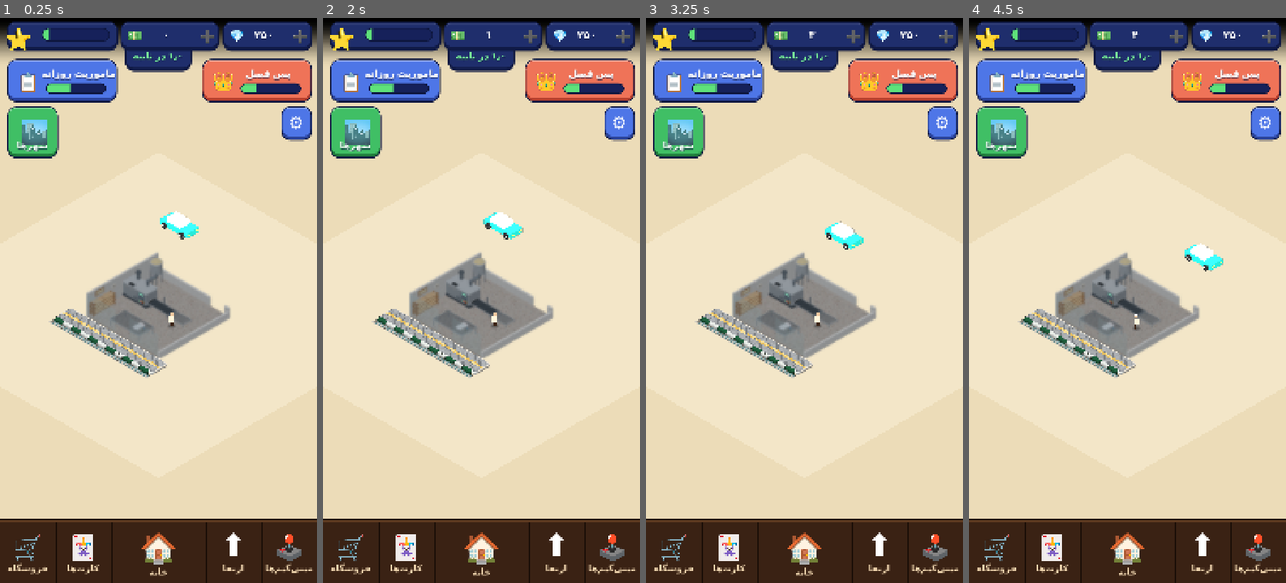
Above: before the commit, frames 1-4 (left to right).
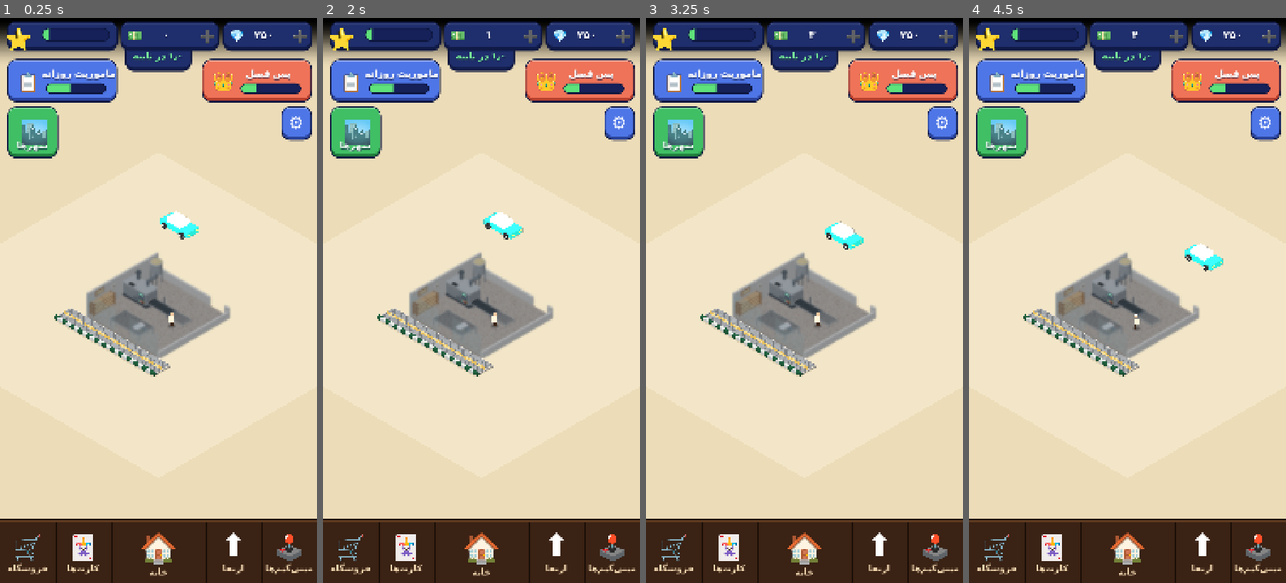
Above: after the commit, the same moments.

Repository: themahdipixl-dev/Noonvaei-godot
Game: Godot game, scene res://scenes/main.tscn
The game is run twice, just before and just after one commit, with the same random seed, the same clock (stepped at 60 frames per second) and the same inputs.
Inputs (mouse positions are in pixels of both pictures, inside the frame that each line leads up to):
- Up to frame 1 (0.25 s): no input
- Up to frame 2 (2 s): click (529, 34) at 0.52 s; click (624, 34) at 1.27 s
- Up to frame 3 (3.25 s): click (902, 80) at 2.02 s; click (943, 125) at 2.77 s
- Up to frame 4 (4.5 s): click (1032, 80) at 3.52 s; click (1000, 131) at 4.27 s

The runs differ from the first frame. In frame 1, 1.0% of the frame differs, in the area x 15-54%, y 51-64%; in frame 2, 1.0%; in frame 3, 1.0%; in frame 4, 1.0%.

Commit message:
Sidewalk: remove gutter, seamless alternating curb blocks, raise curb above pavement, flush clean ends

Diff:
--- a/scripts/world/sidewalk.gd
+++ b/scripts/world/sidewalk.gd
@@ -1,11 +1,6 @@
 class_name Sidewalk
 extends Node2D
-## پیاده‌رو جلوی مغازه + جدول و جوبِ سبک تهران.
-## همه‌ی لبه‌ها و گوشه‌ها گرد و نرم‌اند (مثل بقیه‌ی محیط بازی):
-##   - گوشه‌های دال گردند و لبه‌ی بالایی دال هم گرد است (bullnose، نه لبه‌ی تیز)
-##   - آجرها و کاشی‌های زرد و شیارهاشان گوشه‌گردند
-##   - بلوک‌های رنگیِ جدول گوشه‌گردند
-##   - جوب با دو سر گرد
+## پیاده‌رو جلوی مغازه + جدولِ سبک تهران (بدون جوب).
 ##
 ## اندازه‌ها بر حسب «واحد» هستند. یک واحد = عرض یک کاشی زرد (UNIT خانه‌ی گرید).
 ## عرض پیاده‌رو (قسمت آجرفرش) = WIDTH_UNITS واحد = 5 تا کاشی زرد کنار هم:
@@ -13,10 +8,12 @@
 ## خطوط برجسته‌ی کاشی زرد موازی طول نوار هستند.
 ##
 ## از مغازه به سمت خیابان (gy بزرگ‌تر):
-##   [آجرفرش] -> [جدول رنگ‌شده، بلوک‌بلوک با درز] -> [جوب: کانال کم‌عمق با آب] -> خیابان
-## جدول مثل جدول‌های رنگ‌شده‌ی خیابان‌های ایران بلوک‌بلوک سبز تیره و سفید است (هر رنگ چند بلوک پشت‌سرهم)؛
-## هم رویه‌ی جدول و هم دیواره‌ی رو به خیابانش (تا ته جوب) رنگ شده است.
-## جدول لبه‌ی بیرونی خود دال است؛ جوب درست جلوی آن و پایین‌تر از زمین است. طول جوب = طول پیاده‌رو.
+##   [آجرفرش روی دال] -> [جدول رنگ‌شده، بلندتر از آجرفرش] -> خیابان
+## - جدول یک بلوک جداست که CURB_UP پیکسل از سطح آجرفرش بلندتر است (هم‌سطح نیست).
+## - جدول بلوک‌بلوک سبز تیره و سفید است و رنگ‌ها یکی‌درمیان عوض می‌شوند.
+## - بین بلوک‌های جدول هیچ درز یا خط تیره‌ای نیست.
+## - جدول و دال دقیقاً هم‌طول‌اند و دو سرشان یک خط عمودی صاف دارند (بدون بیرون‌زدگی).
+##   فقط گوشه‌های عقبیِ دال و گوشه‌های جلویی جدول گردند.
 ##
 ## جای پیاده‌رو: جلوی ورودی مغازه (لبه‌ی gy بزرگ‌تر)، به‌اندازه‌ی عرض مغازه + SIDE_MARGIN از هر طرف.
 ## ترتیب کشیدن: بعد از Bakery (روی آن)، تا لبه‌ی بیرونی کف مغازه دیده نشود.
@@ -35,21 +32,21 @@
 const SIDE_MARGIN := 1.0
 
 ## حاشیه‌ی سنگی کنار و پشت آجرفرش (خانه‌ی گرید).
-const RIM := 0.07
+const RIM := 0.045
 ## عرض جدول سمت خیابان (خانه‌ی گرید).
 const CURB_W := 0.16
-## طول هر بلوک جدول (خانه‌ی گرید) و تعداد بلوک‌های پشت‌سرهم با یک رنگ.
+## اندازه‌ی تقریبی هر بلوک جدول (خانه‌ی گرید). اندازه‌ی واقعی طوری تنظیم می‌شود که
+## تعداد بلوک‌ها فرد و هر دو سر جدول سبز باشد و بلوک نیمه‌کاره نداشته باشیم.
 const CURB_BLOCK := 0.3
-const BLOCKS_PER_COLOR := 2
-## طول هر تکه‌ی رنگیِ جدول (همان BLOCKS_PER_COLOR بلوک).
-const CURB_SEG := CURB_BLOCK * BLOCKS_PER_COLOR
-## شعاع گوشه‌ی بلوک‌های جدول روی رویه (خانه‌ی گرید).
-const CURB_BLOCK_R := 0.03
-## شعاع گوشه‌های بیرونی دال (خانه‌ی گرید).
-const CORNER_R := 0.22
+## شعاع گوشه‌های جلویی جدول (خانه‌ی گرید).
+const CURB_R := 0.07
+## شعاع گوشه‌های عقبیِ دال (خانه‌ی گرید).
+const CORNER_R := 0.12
 ## ارتفاع دال از زمین (px).
 const CURB_H := 6.0
-## گردیِ لبه‌ی بالایی دال: چقدر به داخل (خانه‌ی گرید) و چقدر از ارتفاع (px) را می‌گیرد.
+## ارتفاع جدول بالاتر از سطح آجرفرش (px).
+const CURB_UP := 4.0
+## گردیِ لبه‌ی بالایی: چقدر به داخل (خانه‌ی گرید) و چقدر از ارتفاع (px) را می‌گیرد.
 const BEVEL_I := 0.03
 const BEVEL_H := 2.6
 ## زاویه‌های پله‌های گردی لبه (درجه، آخری 90 است).
@@ -62,28 +59,15 @@
 ## تعداد تکه‌ی هر کمان گوشه (بیشتر = گردتر).
 const ARC_SEGS := 8
 
-## جوب: عرض و شعاع دو سر (خانه‌ی گرید) و عمق (px).
-const GUTTER_W := 0.34
-const GUTTER_R := 0.12
-const GUTTER_D := 4.0
-
 const BRICK_COLOR := Color("#a9acaf")
 const JOINT_COLOR := Color("#7d8185")
 const YELLOW_COLOR := Color("#e6bf5f")
 const YELLOW_RIB_COLOR := Color("#f6df9a")
-## بتن ساده (حاشیه‌ی دور دال، زیر رنگ جدول).
+## بتن ساده (حاشیه‌ی دور دال).
 const CURB_COLOR := Color("#cfc9bd")
-const CURB_JOINT_COLOR := Color("#a29c8f")
-## رنگ جدول: سبز تیره + سفید (به‌جای قرمز و سفید).
+## رنگ جدول: سبز تیره + سفید.
 const CURB_GREEN := Color("#1f5b3b")
 const CURB_WHITE := Color("#d8dbd7")
-## درز بین بلوک‌های رنگی: روی رویه (کف درز) و روی دیواره (خط نازک نیمه‌شفاف).
-const CURB_PAINT_JOINT := Color("#3a3f36")
-const CURB_JOINT_LINE := Color(0.1, 0.12, 0.1, 0.55)
-const GUTTER_WALL_COLOR := Color("#8b867b")
-const GUTTER_FLOOR_COLOR := Color("#6d6a62")
-const WATER_COLOR := Color(0.42, 0.56, 0.57, 0.92)
-const WATER_HI_COLOR := Color(0.78, 0.88, 0.88, 0.55)
 const SHADOW_COLOR := Color(0.25, 0.18, 0.08, 0.12)
 
 var _iso: Iso
@@ -92,15 +76,17 @@
 var _px1 := 0.0
 var _py0 := 0.0
 var _py1 := 0.0
-## دال کامل = آجرفرش + حاشیه + جدول (گرید)
+## دال (گرید): x از _sx0 تا _sx1، y از _sy0 تا _cy0
 var _sx0 := 0.0
 var _sx1 := 0.0
 var _sy0 := 0.0
+## جدول (گرید): y از _cy0 تا _sy1 ، x همان _sx0.._sx1
+var _cy0 := 0.0
 var _sy1 := 0.0
-## جوب (گرید): درست جلوی جدول
-var _gut_y0 := 0.0
-var _gut_y1 := 0.0
 var _n_len := 0
+## تعداد و اندازه‌ی بلوک‌های جدول
+var _n_blk := 1
+var _blk := CURB_BLOCK
 
 
 ## lot_gx, lot_gy = گوشه‌ی بالا-چپِ زمین مغازه (گرید)، lot_size = ضلع زمین (خانه).
@@ -117,9 +103,14 @@
 	_sx1 = _px1 + RIM
 	_py0 = _sy0 + RIM
 	_py1 = _py0 + float(WIDTH_UNITS) * UNIT
-	_sy1 = _py1 + CURB_W
-	_gut_y0 = _sy1
-	_gut_y1 = _gut_y0 + GUTTER_W
+	_cy0 = _py1
+	_sy1 = _cy0 + CURB_W
+	# بلوک‌های جدول: تعداد فرد => هر دو سر سبز و هم‌شکل
+	var span := _sx1 - _sx0
+	_n_blk = maxi(1, roundi(span / CURB_BLOCK))
+	if _n_blk % 2 == 0:
+		_n_blk += 1
+	_blk = span / float(_n_blk)
 	queue_redraw()
 
 
@@ -132,20 +123,17 @@
 	if _iso == null:
 		return
 	var z := CURB_H
+	var zc := CURB_H + CURB_UP
 	var slab := _slab_outline(0.0)
 	var top := _slab_outline(BEVEL_I)
-	var paved := _rrect(_px0, _py0, _px1, _py1, maxf(CORNER_R - RIM, 0.02))
+	var pr := maxf(CORNER_R - RIM, 0.02)
+	var paved := _rrect_c(_px0, _py0, _px1, _py1, pr, pr, 0.0, 0.0)
 
 	# سایه‌ی ملایم روی زمین (کمی به سمت جلو/راست)
 	draw_colored_polygon(_proj(_rrect(_sx0 + 0.03, _sy0 + 0.06, _sx1 + 0.05, _sy1 + 0.09, CORNER_R), 0.0), SHADOW_COLOR)
 
-	# جوب (پایین‌تر از زمین، جلوی جدول)
-	_draw_gutter()
-
-	# دیواره‌ی گرد دال (فقط قسمت‌هایی که رو به دوربین‌اند؛ سمت خیابان رنگ جدول)
-	_draw_ring(slab, z - BEVEL_H, slab, 0.0, 0.0)
-
-	# لبه‌ی بالایی گرد (چند پله‌ی کوچک روی یک ربع‌دایره)
+	# ---- دال (بتن + آجرفرش)
+	_ring(slab, z - BEVEL_H, slab, 0.0, 0.0, false)
 	var prev := slab
 	var prev_z := z - BEVEL_H
 	var prev_a := 0.0
@@ -153,14 +141,12 @@
 		var th := deg_to_rad(a)
 		var cur := _slab_outline(BEVEL_I * (1.0 - cos(th)))
 		var cz := z - BEVEL_H * (1.0 - sin(th))
-		_draw_ring(prev, prev_z, cur, cz, sin(deg_to_rad((prev_a + a) * 0.5)))
+		_ring(prev, prev_z, cur, cz, sin(deg_to_rad((prev_a + a) * 0.5)), false)
 		prev = cur
 		prev_z = cz
 		prev_a = a
 
-	# رویه‌ی سنگی/بتنی + رنگ جدول + آجرفرش
 	draw_colored_polygon(_proj(top, z), Iso.shade(CURB_COLOR, 1.12))
-	_draw_curb_paint_top(top, z)
 	draw_colored_polygon(_proj(paved, z), JOINT_COLOR)
 
 	var rng := RandomNumberGenerator.new()
@@ -174,38 +160,57 @@
 			else:
 				_draw_weave_cell(gx, gy, z, (i + j) % 2 == 0, rng, paved)
 
-	_draw_curb_joints(z)
-
-
-## دایره‌وار: خطوط دال (گرید) با «فاصله‌ی inset» از لبه‌ی بیرونی؛ تعداد نقطه‌ها همیشه یکی است.
+	# ---- جدول (بلوک جدا و بلندتر از آجرفرش؛ روی آجرفرش کشیده می‌شود تا پشتش را بپوشاند)
+	var cslab := _curb_outline(0.0)
+	var ctop := _curb_outline(BEVEL_I)
+	_ring(cslab, zc - BEVEL_H, cslab, 0.0, 0.0, true)
+	var cprev := cslab
+	var cprev_z := zc - BEVEL_H
+	var cprev_a := 0.0
+	for a in BEVEL_ANGLES:
+		var th2 := deg_to_rad(a)
+		var ccur := _curb_outline(BEVEL_I * (1.0 - cos(th2)))
+		var ccz := zc - BEVEL_H * (1.0 - sin(th2))
+		_ring(cprev, cprev_z, ccur, ccz, sin(deg_to_rad((cprev_a + a) * 0.5)), true)
+		cprev = ccur
+		cprev_z = ccz
+		cprev_a = a
+	_draw_curb_top(ctop, zc)
+
+
+## خط دور دال (گرید) با «فاصله‌ی inset» از لبه‌ی بیرونی. گوشه‌های عقب گرد، گوشه‌های جلو (کنار جدول) تیز.
+## لبه‌ی جلویی دال (چسبیده به جدول) inset نمی‌گیرد.
 func _slab_outline(inset: float) -> PackedVector2Array:
-	return _rrect(_sx0 + inset, _sy0 + inset, _sx1 - inset, _sy1 - inset, maxf(CORNER_R - inset, 0.02))
+	var r := maxf(CORNER_R - inset, 0.02)
+	return _rrect_c(_sx0 + inset, _sy0 + inset, _sx1 - inset, _cy0, r, r, 0.0, 0.0)
+
+
+## خط دور جدول (گرید). گوشه‌های جلو گرد، گوشه‌های عقب (چسبیده به دال) تیز.
+## لبه‌ی عقبی جدول inset نمی‌گیرد (از دوربین دیده نمی‌شود).
+func _curb_outline(inset: float) -> PackedVector2Array:
+	var r := maxf(CURB_R - inset, 0.02)
+	return _rrect_c(_sx0 + inset, _cy0, _sx1 - inset, _sy1 - inset, 0.0, 0.0, r, r)
 
 
 # ---------------------------------------------------------------- جدول
 
-## رنگ بلوکی که در مختصات gx (گرید) قرار دارد: BLOCKS_PER_COLOR بلوک سبز، بعد همان‌قدر سفید، و همین‌طور ادامه.
+## رنگ بلوکی که در مختصات gx (گرید) قرار دارد: سبز، سفید، سبز، سفید ... (یکی‌درمیان).
 func _curb_color_at(gx: float) -> Color:
-	var k := floori((gx - _px0) / CURB_BLOCK)
-	var g := floori(float(k) / float(BLOCKS_PER_COLOR))
-	return CURB_GREEN if posmod(g, 2) == 0 else CURB_WHITE
-
-
-## رویه‌ی جدول: کف درز تیره، روی آن بلوک‌های گوشه‌گردِ سبز/سفید (برش‌خورده با شکل گردِ دال).
-func _draw_curb_paint_top(top: PackedVector2Array, z: float) -> void:
-	var strip := PackedVector2Array([
-		Vector2(_sx0, _py1), Vector2(_sx1, _py1),
-		Vector2(_sx1, _sy1), Vector2(_sx0, _sy1),
-	])
-	_fill_grid_clipped(strip, top, z, CURB_PAINT_JOINT)
-	var h := JOINT / 2.0
-	var k0 := floori((_sx0 - _px0) / CURB_BLOCK)
-	var k1 := ceili((_sx1 - _px0) / CURB_BLOCK)
-	for k in range(k0, k1):
-		var bx0 := _px0 + float(k) * CURB_BLOCK
-		var bx1 := bx0 + CURB_BLOCK
-		var blk := _rrect(bx0 + h, _py1, bx1 - h, _sy1, CURB_BLOCK_R, 3)
-		_fill_grid_clipped(blk, top, z, Iso.shade(_curb_color_at((bx0 + bx1) / 2.0), 1.08))
+	var k := clampi(floori((gx - _sx0) / _blk), 0, _n_blk - 1)
+	return CURB_GREEN if k % 2 == 0 else CURB_WHITE
+
+
+## رویه‌ی جدول: بلوک‌های سبز/سفید بدون هیچ درز؛ بلوک‌ها کمی روی هم می‌افتند تا شکافی نماند.
+func _draw_curb_top(top: PackedVector2Array, zc: float) -> void:
+	var ov := 0.004
+	for k in range(_n_blk):
+		var bx0 := _sx0 + float(k) * _blk
+		var bx1 := bx0 + _blk
+		var blk := PackedVector2Array([
+			Vector2(bx0 - ov, _cy0 - 0.01), Vector2(bx1 + ov, _cy0 - 0.01),
+			Vector2(bx1 + ov, _sy1 + 0.01), Vector2(bx0 - ov, _sy1 + 0.01),
+		])
+		_fill_grid_clipped(blk, top, zc, Iso.shade(_curb_color_at((bx0 + bx1) / 2.0), 1.08))
 
 
 ## چندضلعی گرید را با clip (هر دو در مختصات گرید) برش می‌دهد و در ارتفاع z می‌کشد.
@@ -215,74 +220,6 @@
 		var pts: PackedVector2Array = part
 		if pts.size() >= 3:
 			draw_colored_polygon(_proj(pts, z), color)
-
-
-## درز بین بلوک‌های جدول: خط نازک روی دیواره‌ی رو به خیابان، از لبه‌ی رویه تا ته جوب (فقط قسمت صاف جلو).
-func _draw_curb_joints(z: float) -> void:
-	var x_min := _sx0 + CORNER_R + 0.03
-	var x_max := _sx1 - CORNER_R - 0.03
-	var k := ceili((x_min - _px0) / CURB_BLOCK)
-	while true:
-		var x := _px0 + float(k) * CURB_BLOCK
-		if x > x_max:
-			break
-		draw_polyline(PackedVector2Array([
-			_iso.project(x, _sy1 - BEVEL_I, z),
-			_iso.project(x, _sy1, z - BEVEL_H),
-			_iso.project(x, _sy1, -GUTTER_D),
-		]), CURB_JOINT_LINE, 1.2, true)
-		k += 1
-
-
-# ---------------------------------------------------------------- جوب
-
-## جوب تهران: کانال بتنی باز و کم‌عمق جلوی جدول، با کمی آب. کف به‌اندازه‌ی GUTTER_D پایین‌تر از زمین است؛
-## لبه‌ی نزدیک به خیابان (که پشت آن پنهان است) قسمتی از کف را می‌پوشاند، پس کف با دهانه‌ی جوب برش می‌خورد.
-## دیواره‌ی دورتر (همان دیواره‌ی جدول) در بالای دهانه دیده می‌شود و همان بلوک‌های سبز/سفید است.
-func _draw_gutter() -> void:
-	var opening := _rrect(_sx0, _gut_y0, _sx1, _gut_y1, GUTTER_R)
-	var open_px := _proj(opening, 0.0)
-
-	# دهانه با رنگ دیواره پر می‌شود؛ کف و آب روی آن می‌نشینند.
-	draw_colored_polygon(open_px, GUTTER_WALL_COLOR)
-
-	# دیواره‌ی رنگیِ جدول داخل جوب (ادامه‌ی همان بلوک‌ها، کمی تیره‌تر چون در گودی است)
-	var k0 := floori((_sx0 - _px0) / CURB_BLOCK)
-	var k1 := ceili((_sx1 - _px0) / CURB_BLOCK)
-	for k in range(k0, k1):
-		var bx0 := _px0 + float(k) * CURB_BLOCK
-		var bx1 := bx0 + CURB_BLOCK
-		var quad := PackedVector2Array([
-			_iso.project(bx0, _sy1, 0.0), _iso.project(bx1, _sy1, 0.0),
-			_iso.project(bx1, _sy1, -GUTTER_D), _iso.project(bx0, _sy1, -GUTTER_D),
-		])
-		_draw_clipped(quad, open_px, Iso.shade(_curb_color_at((bx0 + bx1) / 2.0), 0.74))
-
-	var floor_plan := _rrect(_sx0 + 0.04, _gut_y0, _sx1 - 0.04, _gut_y1 - 0.03, GUTTER_R * 0.8)
-	_draw_clipped(_proj(floor_plan, -GUTTER_D), open_px, GUTTER_FLOOR_COLOR)
-
-	# آب: باریک‌تر از کف، کمی بالاتر از آن
-	var water_plan := _rrect(_sx0 + 0.1, _gut_y0 + 0.04, _sx1 - 0.1, _gut_y1 - 0.1, 0.06)
-	_draw_clipped(_proj(water_plan, -GUTTER_D + 0.8), open_px, WATER_COLOR)
-	var hi_plan := _rrect(_sx0 + 0.25, _gut_y0 + 0.08, _sx1 - 0.25, _gut_y0 + 0.12, 0.02, 3)
-	_draw_clipped(_proj(hi_plan, -GUTTER_D + 0.8), open_px, WATER_HI_COLOR)
-
-	# لبه‌ی گرد و روشن دهانه‌ی جوب (فقط سمت نزدیک به خیابان و دو سر)
-	var s := ARC_SEGS + 1
-	var lip := PackedVector2Array()
-	for i in range(2 * s, 4 * s):
-		lip.append(open_px[i])
-	lip.append(open_px[2 * s])
-	draw_polyline(lip, Iso.shade(CURB_COLOR, 1.02), 2.0, true)
-
-
-## poly را با clip (هر دو در مختصات صفحه) برش می‌دهد و با رنگ می‌کشد.
-func _draw_clipped(poly: PackedVector2Array, clip: PackedVector2Array, color: Color) -> void:
-	var parts: Array = Geometry2D.intersect_polygons(poly, clip)
-	for part in parts:
-		var pts: PackedVector2Array = part
-		if pts.size() >= 3:
-			draw_colored_polygon(pts, color)
 
 
 # ---------------------------------------------------------------- آجرفرش
@@ -335,13 +272,19 @@
 	]), color)
 
 
+# ---------------------------------------------------------------- دیواره‌ها
+
 ## نوار بین دو خط هم‌تعداد: a در ارتفاع za و b در ارتفاع zb. برای هر ضلعِ رو به دوربین یک چهارضلعی؛
 ## رنگ نرم بین وجه چپِ روشن و وجه راستِ تیره. w (۰..۱) = چقدر رو به بالا است (۰ = دیواره‌ی عمودی، ۱ = رویه).
-## دیواره‌ی دال = حالتی که a و b یکی‌اند و zb = 0.
-## قسمت سمت خیابان (ضلع جلو و دو گوشه‌ی جلو) به‌جای بتن با رنگ بلوک‌های جدول کشیده می‌شود؛
-## ضلع صاف جلو به تکه‌های CURB_BLOCK شکسته می‌شود تا هر بلوک رنگ خودش را بگیرد.
-func _draw_ring(a: PackedVector2Array, za: float, b: PackedVector2Array, zb: float, w: float) -> void:
-	var c := Vector2((_sx0 + _sx1) / 2.0, (_sy0 + _sy1) / 2.0)
+## curb = false: بتن ساده (دال). curb = true: رنگ بلوک‌های جدول؛ ضلع صاف جلو به تکه‌های بلوک شکسته می‌شود
+## تا هر بلوک رنگ خودش را بگیرد (بدون درز).
+func _ring(a: PackedVector2Array, za: float, b: PackedVector2Array, zb: float, w: float, curb: bool) -> void:
+	var lo := Vector2(INF, INF)
+	var hi := Vector2(-INF, -INF)
+	for p in a:
+		lo = lo.min(p)
+		hi = hi.max(p)
+	var c := (lo + hi) / 2.0
 	var n := a.size()
 	for i in range(n):
 		var j := (i + 1) % n
@@ -357,16 +300,15 @@
 		var base := lerpf(0.68, 0.9, t)
 		var shade_f := lerpf(base, 1.12, w)
 		var mid := (a[i] + a[j]) / 2.0
-		if mid.y <= _sy1 - CORNER_R + 0.0001:
-			# جدای از سمت خیابان: بتن ساده
+		if not curb:
 			_ring_piece(a[i], a[j], za, b[i], b[j], zb, Iso.shade(CURB_COLOR, shade_f))
-		elif absf(d.y) < 0.0001 and absf(d.x) > CURB_BLOCK:
+		elif absf(d.y) < 0.0001 and absf(d.x) > _blk:
 			# ضلع صاف جلو: تکه‌تکه با رنگ هر بلوک
 			var x_lo := minf(a[i].x, a[j].x)
 			var x_hi := maxf(a[i].x, a[j].x)
 			var e := x_lo
 			while e < x_hi - 0.00001:
-				var nb := minf(_px0 + (floorf((e - _px0) / CURB_BLOCK + 0.00001) + 1.0) * CURB_BLOCK, x_hi)
+				var nb := minf(_sx0 + (floorf((e - _sx0) / _blk + 0.00001) + 1.0) * _blk, x_hi)
 				var t0 := (e - a[i].x) / d.x
 				var t1 := (nb - a[i].x) / d.x
 				_ring_piece(
@@ -376,11 +318,11 @@
 				)
 				e = nb
 		else:
-			# کمان‌های گوشه‌ی جلو: رنگ بلوکِ همان نقطه
+			# دو سر و کمان‌های گوشه‌ی جلو: رنگ بلوکِ همان نقطه
 			_ring_piece(a[i], a[j], za, b[i], b[j], zb, Iso.shade(_curb_color_at(mid.x), shade_f))
 
 
-## یک چهارضلعی از نوار _draw_ring: a0-a1 در ارتفاع za، b0-b1 در ارتفاع zb.
+## یک چهارضلعی از نوار _ring: a0-a1 در ارتفاع za، b0-b1 در ارتفاع zb.
 func _ring_piece(a0: Vector2, a1: Vector2, za: float, b0: Vector2, b1: Vector2, zb: float, color: Color) -> void:
 	draw_colored_polygon(PackedVector2Array([
 		_iso.project(a0.x, a0.y, za), _iso.project(a1.x, a1.y, za),
@@ -390,17 +332,29 @@
 
 ## مستطیل گرد در فضای گرید (نقطه‌ها پشت‌سرهم دور مستطیل). segs = تعداد تکه‌ی هر کمان.
 static func _rrect(x0: float, y0: float, x1: float, y1: float, r: float, segs: int = ARC_SEGS) -> PackedVector2Array:
+	return _rrect_c(x0, y0, x1, y1, r, r, r, r, segs)
+
+
+## مستطیل با شعاع جداگانه برای هر گوشه: بالا-چپ، بالا-راست، پایین-راست، پایین-چپ (در فضای گرید).
+## شعاع صفر = گوشه‌ی تیز (فقط یک نقطه). تعداد نقطه‌ها فقط به این بستگی دارد که کدام گوشه‌ها صفرند.
+static func _rrect_c(x0: float, y0: float, x1: float, y1: float, r_tl: float, r_tr: float, r_br: float, r_bl: float, segs: int = ARC_SEGS) -> PackedVector2Array:
 	var pts := PackedVector2Array()
-	var rr := minf(r, minf(x1 - x0, y1 - y0) / 2.0)
+	var lim := minf(x1 - x0, y1 - y0) / 2.0
 	var corners := [
-		[Vector2(x0 + rr, y0 + rr), PI],
-		[Vector2(x1 - rr, y0 + rr), PI * 1.5],
-		[Vector2(x1 - rr, y1 - rr), 0.0],
-		[Vector2(x0 + rr, y1 - rr), PI * 0.5],
+		[Vector2(x0, y0), Vector2(1.0, 1.0), PI, r_tl],
+		[Vector2(x1, y0), Vector2(-1.0, 1.0), PI * 1.5, r_tr],
+		[Vector2(x1, y1), Vector2(-1.0, -1.0), 0.0, r_br],
+		[Vector2(x0, y1), Vector2(1.0, -1.0), PI * 0.5, r_bl],
 	]
 	for corner in corners:
-		var c: Vector2 = corner[0]
-		var a0: float = corner[1]
+		var p: Vector2 = corner[0]
+		var dir: Vector2 = corner[1]
+		var a0: float = corner[2]
+		var rr: float = minf(float(corner[3]), lim)
+		if rr <= 0.0001:
+			pts.append(p)
+			continue
+		var c := p + dir * rr
 		for s in range(segs + 1):
 			var a := a0 + (PI * 0.5) * float(s) / float(segs)
 			pts.append(c + Vector2(cos(a), sin(a)) * rr)
